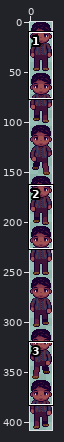
File history of a sprite sheet, Assets/Sprites/Player/charAdultWalkDown.png. Above, an overview of the earlier version with the close-up marked.
Close-up. Before:
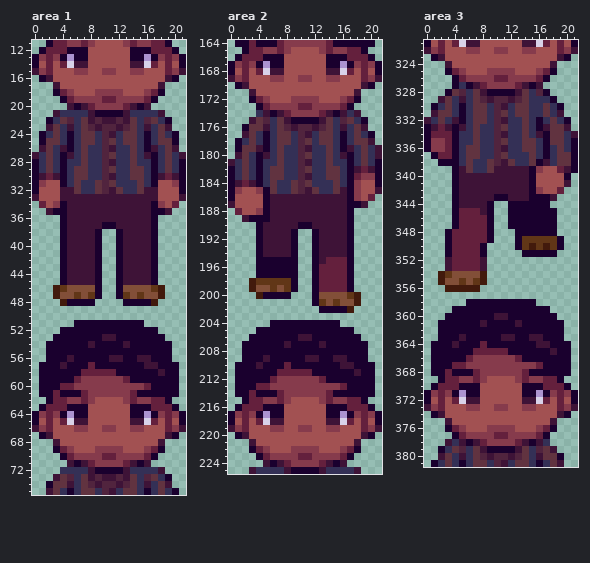
The file is 22x408 pixels. Shown: area 1: x 0..21, y 11..75; area 2: x 0..21, y 164..225; area 3: x 0..21, y 321..381. The commit also changed other parts of the picture, which this record leaves out.
The result:
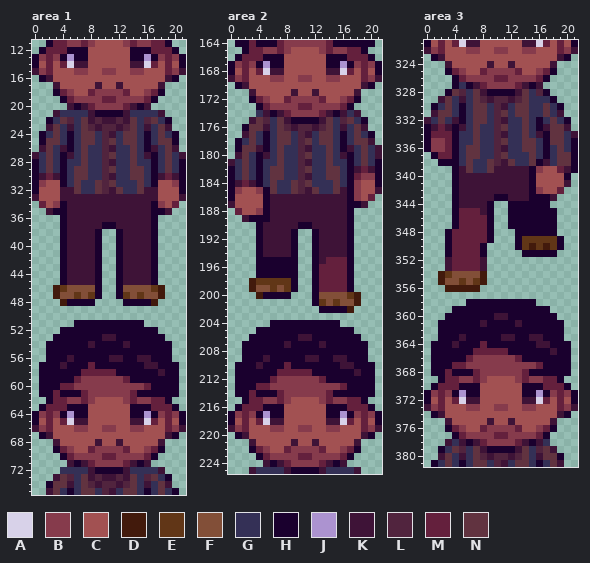
Palette (. is transparent): A #d8d2e9  B #863b4c  C #a25152  D #421a0c  E #613617  F #824f38  G #343056  H #1a002e  J #ac93d0  K #3e1337  L #51243e  M #64203d  N #613340
Edits made:
--- area 1
@@ x 6..15 @@
 16 CCCCCCCCCC
-17 CCCCCCCCCC
-18 CCCBBBBCCC
+17 CCCKCCKCCC
+18 CCMBBBBMCC
 19 BBBBMMBBBB
@@ x 6..15 @@
 67 CCCCCCCCCC
-68 CCCCCCCCCC
-69 CCCBBBBCCC
+68 CCCKCCKCCC
+69 CCMBBBBMCC
 70 BBBBMMBBBB
--- area 2
@@ x 6..15 @@
 170 CCCCCCCCCC
-171 CCCCCCCCCC
-172 CCCBBBBCCC
+171 CCCKCCKCCC
+172 CCMBBBBMCC
 173 BBBBMMBBBB
@@ x 6..15 @@
 220 CCCCCCCCCC
-221 CCCCCCCCCC
-222 CCCBBBBCCC
+221 CCCKCCKCCC
+222 CCMBBBBMCC
 223 BBBBMMBBBB
--- area 3
@@ x 6..15 @@
 323 CCCCCCCCCC
-324 CCCCCCCCCC
-325 CCCBBBBCCC
+324 CCCKCCKCCC
+325 CCMBBBBMCC
 326 BBBBMMBBBB
@@ x 6..15 @@
 374 CCCCCCCCCC
-375 CCCCCCCCCC
-376 CCCBBBBCCC
+375 CCCKCCKCCC
+376 CCMBBBBMCC
 377 BBBBMMBBBB
